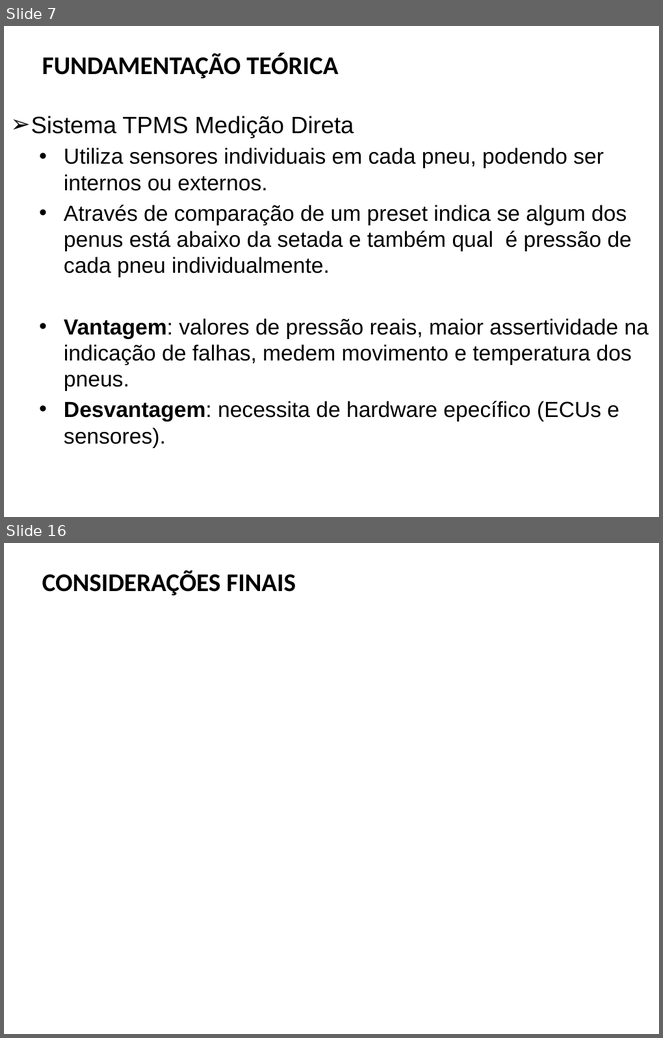
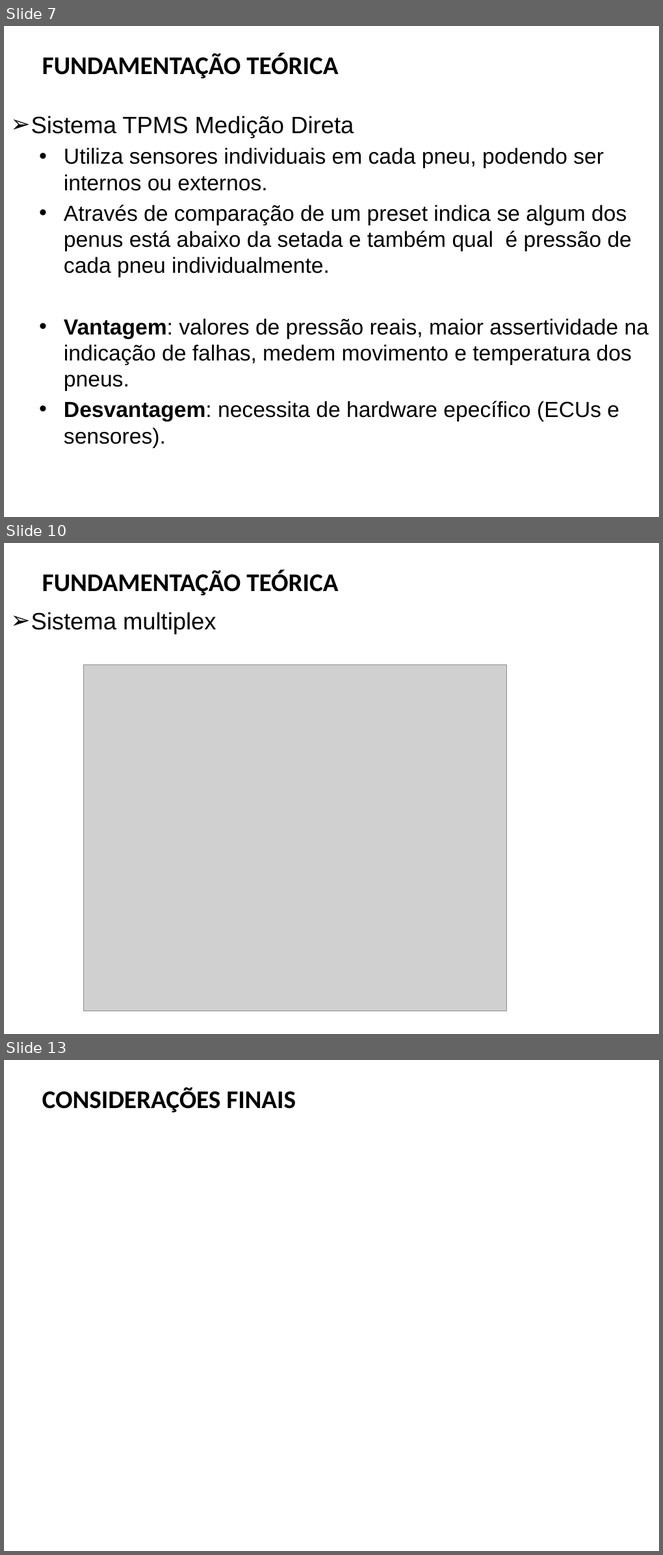
Before and after one commit to FabricioBalbinot/TCC_I, a slide deck: Apresentação TCC I.pptx. Shown one above the other, each under a label of ours: slides 7 and 16 before the commit, slides 7, 10 and 13 after it; the slides between them are not shown. The pictures are 663x1038 and 663x1555 pixels, drawn with LibreOffice and Linux fonts; fonts in the diff are those of the drawing; grey boxes stand for pictures; background and template pictures are left out. Boxes give left, top, right and bottom in pixels: in the first picture for what was removed or moved away, otherwise in the second. Text is boxed around its words. In the diff, an @@ line names an element or a change of style, - is before the commit and + after.

```diff
--- a/Apresentação TCC I.pptx
+++ b/Apresentação TCC I.pptx
@@ slide 10 added at (4, 543, 659, 1034), background picture (left out) @@
@@ title added at (42, 570, 338, 596), 28 pt, text #000000, bold @@
+  FUNDAMENTAÇÃO TEÓRICA
@@ text added at (31, 612, 217, 635), 26 pt, text #000000 @@
+➢ Sistema multiplex
@@ picture added at (84, 665, 507, 1012) @@
@@ what was slide 16 is now slide 13 @@
```
Also in this commit, not shown: 9 slides changed, 1 other slide added, 5 slides removed, 10 other files.
